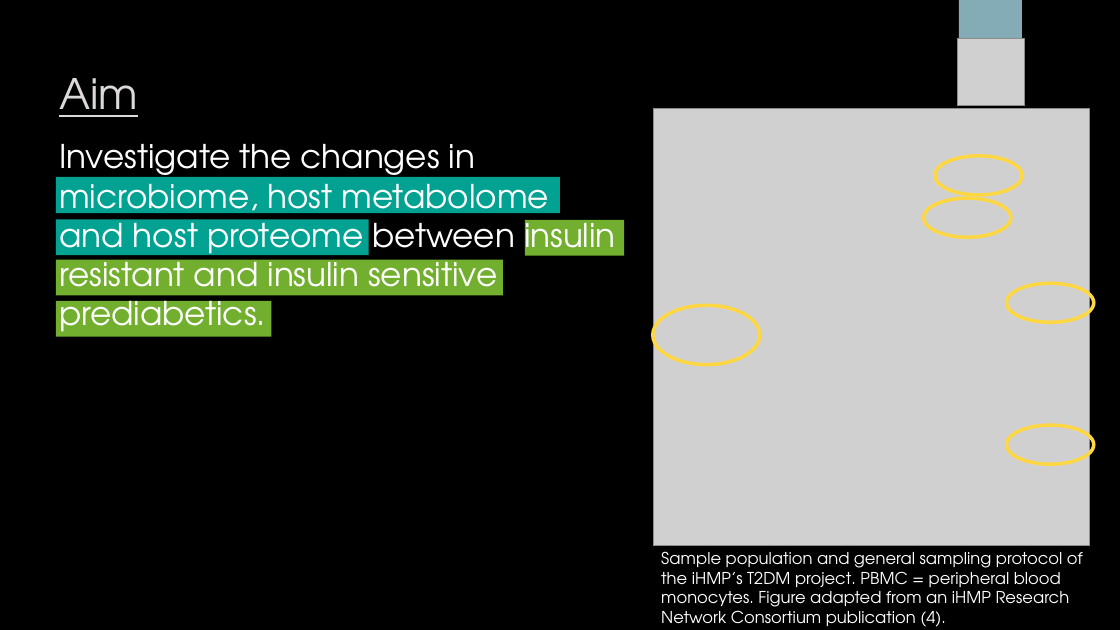
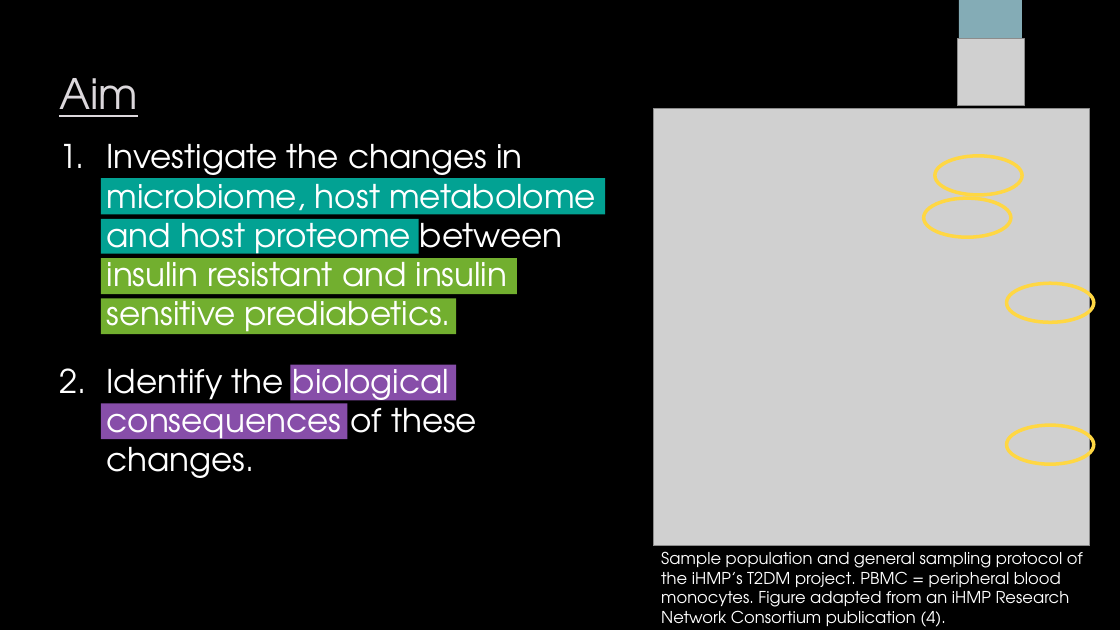
Before and after one commit to sabdeolive/Sabrina_BMS_Bachelor-Internship, a slide deck: slide 4 of Final Presentation.pptx. Drawn at 1120x630 pixels with LibreOffice and Linux fonts; fonts in the diff are those of the drawing; grey boxes stand for pictures; background and template pictures are left out. Boxes give left, top, right and bottom in pixels: in the first picture for what was removed or moved away, otherwise in the second. Text is boxed around its words. In the diff, an @@ line names an element or a change of style, - is before the commit and + after.

```diff
--- a/Final Presentation.pptx
+++ b/Final Presentation.pptx
@@ text at (x1=107, y1=144, x2=596, y2=341): bullet none to 1.; more space between paragraphs @@
@@ rectangle moved from (x1=55, y1=176, x2=560, y2=213) to (x1=101, y1=178, x2=605, y2=214) @@
@@ rectangle resized from (x1=55, y1=219, x2=368, y2=255) to (x1=101, y1=219, x2=418, y2=254) @@
@@ rectangle removed at (x1=525, y1=220, x2=624, y2=256) @@
@@ rectangle resized from (x1=55, y1=301, x2=271, y2=337) to (x1=101, y1=258, x2=517, y2=294) @@
@@ rectangle resized from (x1=55, y1=260, x2=502, y2=296) to (x1=101, y1=298, x2=456, y2=334) @@
@@ ellipse removed at (x1=653, y1=305, x2=760, y2=365) @@
@@ text at (x1=107, y1=358, x2=477, y2=478): paragraph added @@
+2. Identify the biological consequences of these changes.
@@ rectangle added at (x1=291, y1=365, x2=456, y2=401), fill #874EA9 @@
@@ rectangle added at (x1=101, y1=403, x2=347, y2=439), fill #874EA9 @@
```
Also in this commit, not shown: 20 other slides changed, 2 slides added, 1 slide removed.
